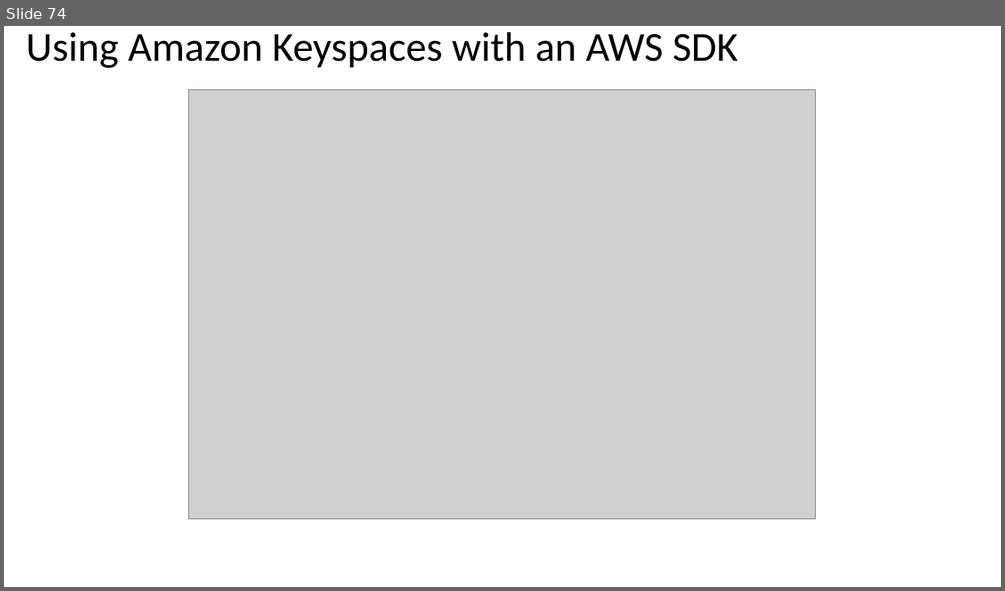
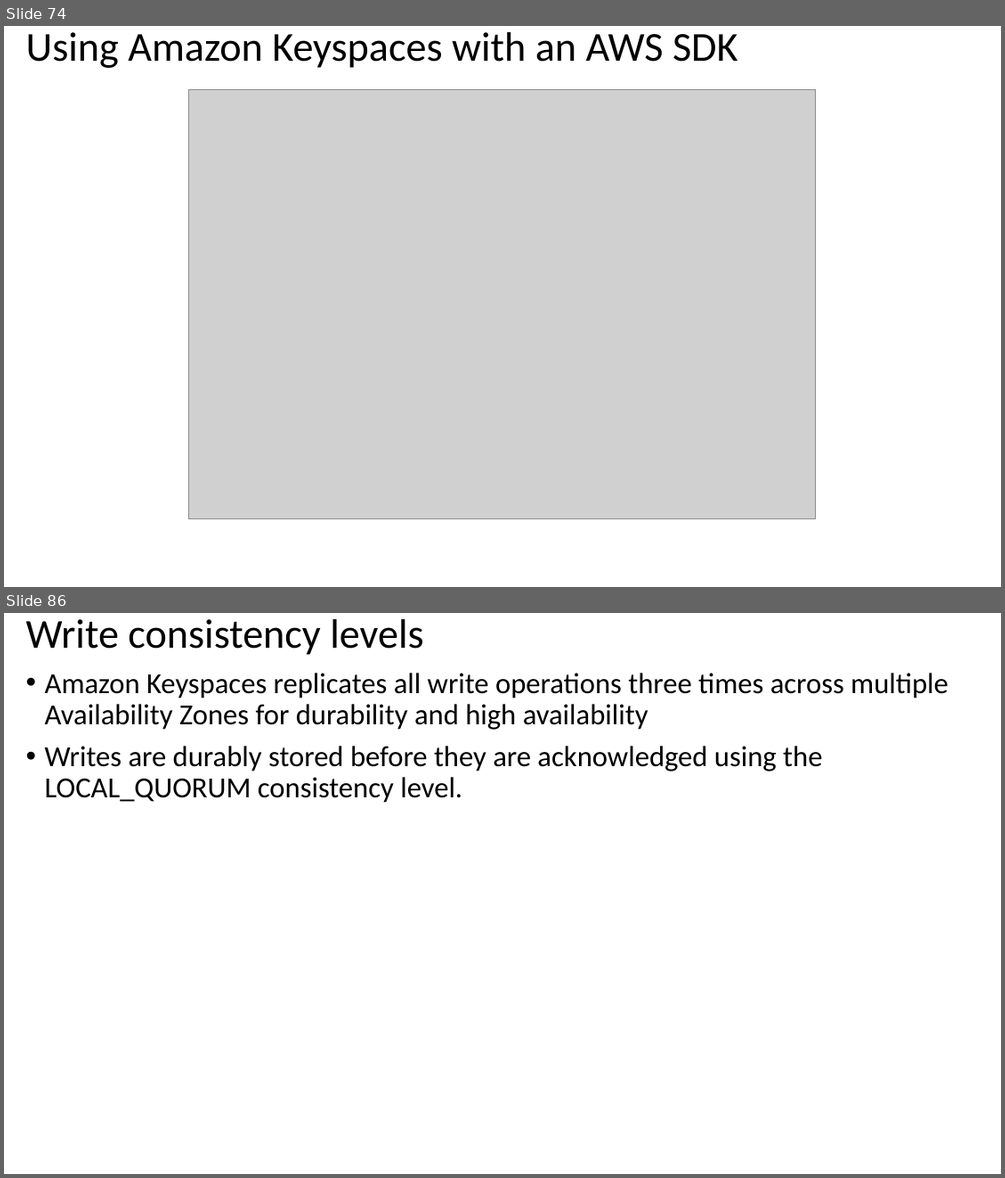
Before and after one commit to atingupta2005/nosql-databases-aws-azure-oct-23, a slide deck: PPTs/3-AWS-Keyspaces.pptx. Shown one above the other, each under a label of ours: slide 74 before the commit, slides 74 and 86 after it; the slides between them are not shown. The pictures are 1005x591 and 1005x1178 pixels, drawn with LibreOffice and Linux fonts; fonts in the diff are those of the drawing; grey boxes stand for pictures. Boxes give left, top, right and bottom in pixels: in the first picture for what was removed or moved away, otherwise in the second. Text is boxed around its words. In the diff, an @@ line names an element or a change of style, - is before the commit and + after.

```diff
--- a/PPTs/3-AWS-Keyspaces.pptx
+++ b/PPTs/3-AWS-Keyspaces.pptx
@@ slide 86 added at (4, 613, 1001, 1174), background #FFFFFF @@
@@ title added at (26, 619, 423, 655), 39.6 pt, text #000000 @@
+Write consistency levels
@@ text added at (45, 673, 948, 803), 28 pt, text #000000 @@
+• Amazon Keyspaces replicates all write operations three times across multiple Availability Zones for durability and high availability
+• Writes are durably stored before they are acknowledged using the LOCAL_QUORUM consistency level.
```
Also in this commit, not shown: 48 slides changed, 42 other slides added, 3 other files.
